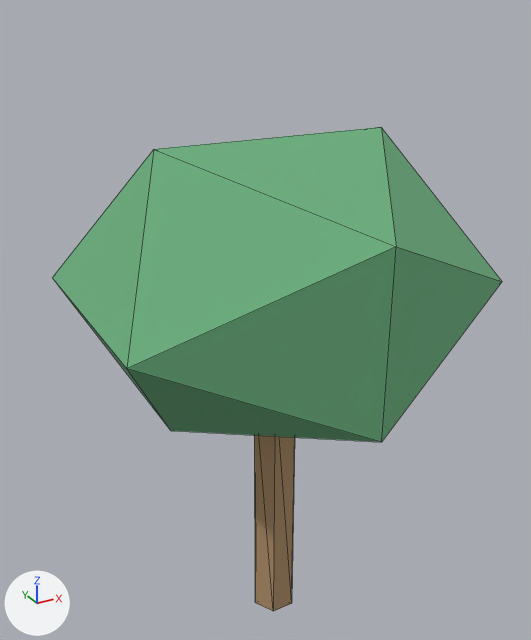
Before and after pictures for a commit that changed the glTF model assets/models/trees/forest-lod-far-deciduous.glb.
One viewpoint serves both versions: a 50 mm lens placed at (-1.079, -1.896, 2.116), pointed at (-0.001, 0.064, 1.136). Every picture has the same lights, and +X, +Y and +Z are marked at lower left. The older version comes first. Mesh edges are drawn as thin lines. Where no turn or scale is listed for an object, it has been applied to the vertices.

The scene before the commit, as lines of its bpy script (objects in view):
```python
me_crown = bpy.data.meshes.new('crown')
me_crown.from_pydata(...)  # an icosphere of 20 faces spanning x -0.612..0.612, y -0.578..0.578, z 0.858..1.742
me_crown.materials.append(mat_lod_leaf)  # green #6db180
me_trunk = bpy.data.meshes.new('trunk')
me_trunk.from_pydata(...)  # a 6-sided cylinder along z spanning x -0.08..0.08, y -0.069..0.069, z 0.0..1.0
me_trunk.materials.append(mat_lod_bark)  # brown #b1916c
ob_crown = bpy.data.objects.new('crown', me_crown)
ob_crown.location = (0.0, 0.0, 0.0)
ob_trunk = bpy.data.objects.new('trunk', me_trunk)
ob_trunk.location = (0.0, 0.0, 0.0)
```
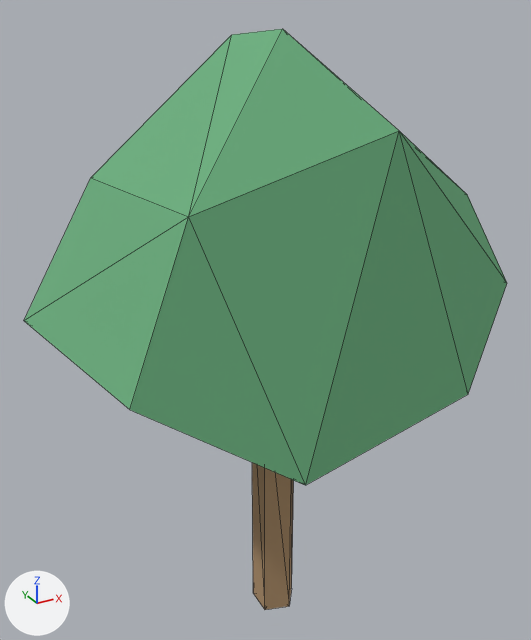
Changed parts and their boxes [x1, y1, x2, y2] in the pictures (531 x 640 px):
'crown', reshaped (7% wider, 45% taller)
    before: [52, 127, 502, 442]
    after: [24, 29, 507, 485]
'trunk', reshaped
    before: [254, 435, 295, 611]
    after: [252, 463, 294, 610]

Patch to the scene script:
```diff
--- a/assets/models/trees/forest-lod-far-deciduous.glb.py
+++ b/assets/models/trees/forest-lod-far-deciduous.glb.py
@@ me_trunk @@
 # used by ob_trunk; location = (0.0, 0.0, 0.0)
-me_trunk.from_pydata(...)  # 14 vertices, 24 faces; spans x -0.08..0.08, y -0.069..0.069, z 0.0..1.0
+me_trunk.from_pydata(...)  # 12 vertices, 20 faces; spans x -0.065..0.08, y -0.076..0.076, z 0.0..1.0
+# me_trunk part 1
+# 2 vertices are removed from x -0.08, y 0.0, z 0.0..1.0
+# 8 faces are deleted
+# 8 vertices move from x -0.04..0.04, y -0.069..0.069, z 0.0..1.0 to x -0.065..0.025, y -0.076..0.076, z 0.0..1.0
+# 4 new faces join them
 me_trunk.materials.append(mat_lod_bark)
@@ me_crown @@
 # used by ob_crown; location = (0.0, 0.0, 0.0)
-me_crown.from_pydata(...)  # 12 vertices, 20 faces; spans x -0.612..0.612, y -0.578..0.578, z 0.858..1.742
+me_crown.from_pydata(...)  # 16 vertices, 28 faces; spans x -0.72..0.74, y -0.52..0.5, z 0.92..2.04
+# me_crown part 2: the whole mesh is rebuilt
 me_crown.materials.append(mat_lod_leaf)
```
